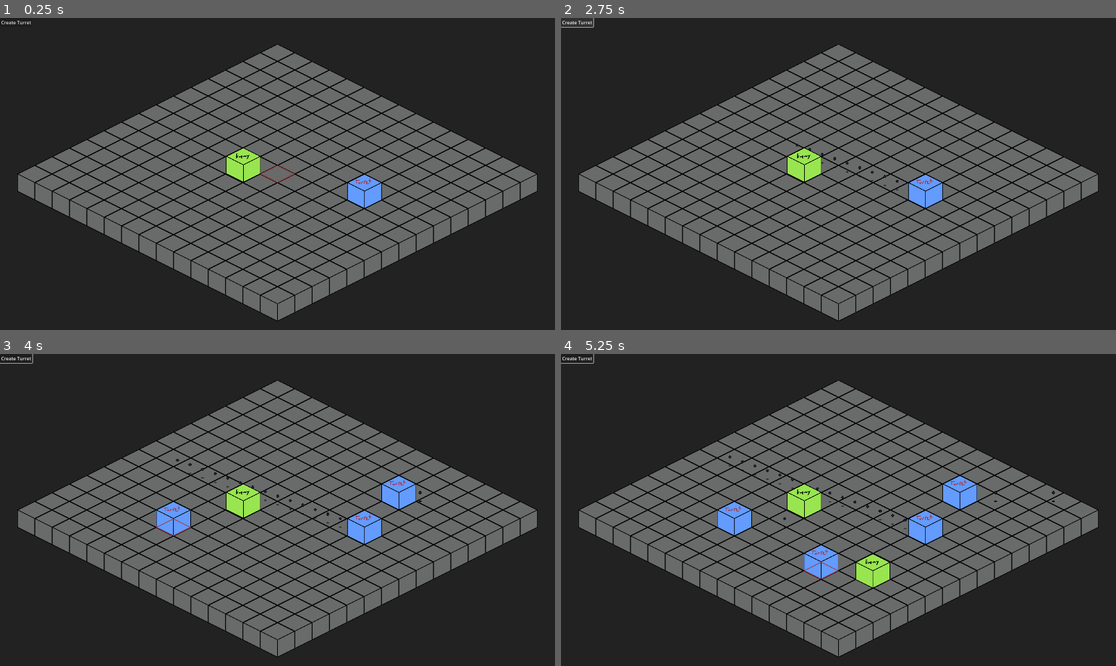
Above: before the commit, frames 1-4 (two rows, left to right).
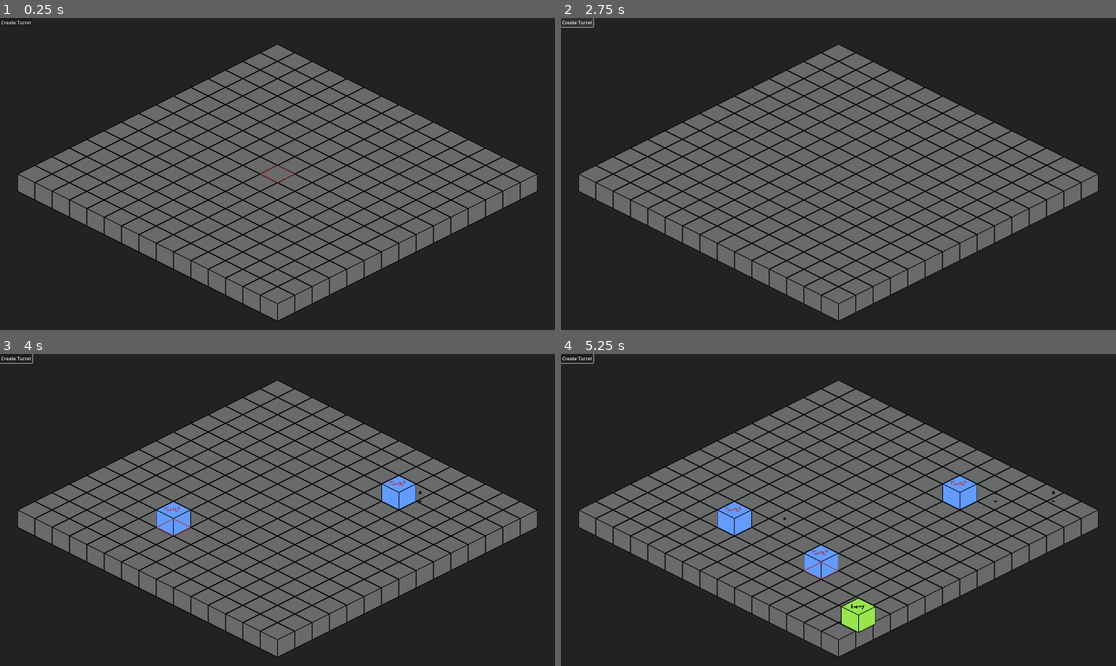
Above: after the commit, the same moments.

Repository: robert-brosh23/SpookyTowerDefense
Game: Godot game, scene res://main/main.tscn
Same seed, same stepped clock (60 frames per second), same inputs: the game is played once before the commit and once after it.
Inputs (mouse positions are in pixels of both pictures, inside the frame that each line leads up to):
- Up to frame 1 (0.25 s): no input
- Up to frame 2 (2.75 s): click "Create Turret" at 0.5 s; click "Create Turret" at 1.25 s; click "Create Turret" at 2 s
- Up to frame 3 (4 s): tap Enter at 2.75 s; move the mouse to (399, 494) at 2.77 s; click (399, 494) at 2.85 s; tap Space at 3.5 s; move the mouse to (166, 525) at 3.52 s; click (166, 525) at 3.6 s
- Up to frame 4 (5.25 s): move the mouse to (894, 441) at 4.27 s; click (894, 441) at 4.35 s; tap Enter at 5 s; move the mouse to (810, 572) at 5.02 s; click (810, 572) at 5.1 s

The runs differ from the first frame. In frame 1, 1.0% of the frame differs, in the area x 40-69%, y 41-62%; in frame 2, 1.0%; in frame 3, 1.1%; in frame 4, 2.1%, in the area x 30-69%, y 32-90%.

Commit message:
enemy follows path

Diff:
--- a/enemy/enemy.gd
+++ b/enemy/enemy.gd
@@ -1,11 +1,13 @@
-class_name Enemy extends Node2D
+class_name Enemy extends PathFollow2D
 
 const STARTING_HEALTH := 100
 
 signal destroyed
 
 @export var hurtbox : Hurtbox
+@export var animation_player : AnimationPlayer
 
+var speed := 100
 var health := STARTING_HEALTH:
 	set(value):
 		health = max(value, 0)
@@ -14,6 +16,10 @@
 
 func _ready() -> void:
 	hurtbox.damaged.connect(take_damage)
+	progress = 0
+
+func _process(delta: float) -> void:
+	progress += delta * speed
 
 static func spawn_at_location(context: Node, location: Vector2) -> Enemy:
 	var enemy := preload("res://enemy/enemy.tscn").instantiate()
@@ -23,6 +29,7 @@
 
 func take_damage(damage: int):
 	health -= damage
+	animation_player.play("take_damage")
 
 func destroy_enemy():
 	print("destroyed")
--- a/enemy/enemy.tscn
+++ b/enemy/enemy.tscn
@@ -1,13 +1,58 @@
-[gd_scene load_steps=4 format=3 uid="uid://dwwpjremcryu7"]
+[gd_scene load_steps=9 format=3 uid="uid://dwwpjremcryu7"]
 
 [ext_resource type="Texture2D" uid="uid://b2fsbtmygfwud" path="res://sprites/enemy_temp.png" id="1_2mvqj"]
 [ext_resource type="Script" uid="uid://bdy01i15rrc5g" path="res://enemy/enemy.gd" id="1_ppra6"]
 [ext_resource type="PackedScene" uid="uid://ba0p85r2w6c67" path="res://hurtbox/hurtbox.tscn" id="2_ofsxj"]
+[ext_resource type="Shader" uid="uid://duateehyx18v7" path="res://enemy/shaders/damage_blink.gdshader" id="4_p200p"]
 
-[node name="Enemy" type="Node2D" node_paths=PackedStringArray("hurtbox")]
+[sub_resource type="ShaderMaterial" id="ShaderMaterial_pmsee"]
+shader = ExtResource("4_p200p")
+shader_parameter/damage_color = Color(1, 1, 1, 1)
+
+[sub_resource type="Animation" id="Animation_1wwld"]
+resource_name = "take_damage"
+length = 0.2
+tracks/0/type = "value"
+tracks/0/imported = false
+tracks/0/enabled = true
+tracks/0/path = NodePath("Sprite2D:material")
+tracks/0/interp = 1
+tracks/0/loop_wrap = true
+tracks/0/keys = {
+"times": PackedFloat32Array(0, 0.1, 0.2),
+"transitions": PackedFloat32Array(1, 1, 1),
+"update": 0,
+"values": [null, SubResource("ShaderMaterial_pmsee"), null]
+}
+
+[sub_resource type="Animation" id="Animation_y5vj3"]
+length = 0.001
+tracks/0/type = "value"
+tracks/0/imported = false
+tracks/0/enabled = true
+tracks/0/path = NodePath("Sprite2D:material")
+tracks/0/interp = 1
+tracks/0/loop_wrap = true
+tracks/0/keys = {
+"times": PackedFloat32Array(0),
+"transitions": PackedFloat32Array(1),
+"update": 1,
+"values": [null]
+}
+
+[sub_resource type="AnimationLibrary" id="AnimationLibrary_5ffra"]
+_data = {
+&"RESET": SubResource("Animation_y5vj3"),
+&"take_damage": SubResource("Animation_1wwld")
+}
+
+[node name="Enemy" type="PathFollow2D" node_paths=PackedStringArray("hurtbox", "animation_player")]
 y_sort_enabled = true
+rotates = false
+loop = false
 script = ExtResource("1_ppra6")
 hurtbox = NodePath("Hurtbox")
+animation_player = NodePath("AnimationPlayer")
 
 [node name="Sprite2D" type="Sprite2D" parent="."]
 texture = ExtResource("1_2mvqj")
@@ -18,3 +63,8 @@
 [node name="CollisionShape2D" type="CollisionPolygon2D" parent="Hurtbox"]
 y_sort_enabled = true
 polygon = PackedVector2Array(60, 0, 0, 30, -60, 0, 0, -30)
+
+[node name="AnimationPlayer" type="AnimationPlayer" parent="."]
+libraries = {
+&"": SubResource("AnimationLibrary_5ffra")
+}
--- a/enemy/enemy_spawner/enemy_spawner.gd
+++ b/enemy/enemy_spawner/enemy_spawner.gd
@@ -1,6 +1,7 @@
 class_name EnemySpawner extends Node2D
 
 @export var spawn_cooldown : float
+@export var enemy_path : Path2D
 
 var active_enemies : Array[Enemy]
 
@@ -15,6 +16,6 @@
 	timer.start()
 
 func _on_timer_timeout():
-	var enemy := Enemy.spawn_at_location(self, Vector2(0,0))
+	var enemy := Enemy.spawn_at_location(enemy_path, Vector2(0,0))
 	active_enemies.append(enemy)
 	enemy.destroyed.connect(func(): active_enemies.erase(enemy))
--- /dev/null
+++ b/enemy/shaders/damage_blink.gdshader
@@ -0,0 +1,24 @@
+shader_type canvas_item;
+
+instance uniform bool see_uv = false;
+uniform vec3 damage_color : source_color = vec3(1.0, 1.0, 1.0);
+
+void fragment() {
+	vec2 uv = UV;
+
+	if (see_uv) {
+		COLOR = vec4(uv, 0.0, 1.0);
+	} else {
+		COLOR = vec4(damage_color, COLOR.a);
+	}
+}
+
+void vertex() {
+
+}
+
+
+//void light() {
+//	// Called for every pixel for every light affecting the material.
+//	// Uncomment to replace the default light processing function with this one.
+//}
--- a/main/main.tscn
+++ b/main/main.tscn
@@ -1,12 +1,17 @@
-[gd_scene load_steps=8 format=4 uid="uid://duhrv3k0n172j"]
+[gd_scene load_steps=7 format=4 uid="uid://duhrv3k0n172j"]
 
 [ext_resource type="Script" uid="uid://dywll2hekti2m" path="res://main/main.gd" id="1_pjrb6"]
 [ext_resource type="TileSet" uid="uid://bas52mcii2jnl" path="res://tileset/tileset.tres" id="2_xwkvk"]
 [ext_resource type="PackedScene" uid="uid://c3buy7jdemmub" path="res://visual/snow_particle_emitter/snow_particle_emitter.tscn" id="3_xwkvk"]
-[ext_resource type="PackedScene" uid="uid://dwwpjremcryu7" path="res://enemy/enemy.tscn" id="4_c651c"]
-[ext_resource type="PackedScene" uid="uid://crkdx2y7k2mil" path="res://turret/turret.tscn" id="5_3wy1v"]
 [ext_resource type="PackedScene" uid="uid://cbjedcl68p1pt" path="res://ui/create_turret_button/create_turret_button.tscn" id="6_kfbq2"]
 [ext_resource type="PackedScene" uid="uid://cbo116lfwnwqy" path="res://enemy/enemy_spawner/enemy_spawner.tscn" id="7_4dugh"]
+
+[sub_resource type="Curve2D" id="Curve2D_kfbq2"]
+bake_interval = 0.2
+_data = {
+"points": PackedVector2Array(0, 0, 0, 0, 1050, 945, 0, 0, 0, 0, 900, 870, 0, 0, 0, 0, 1260, 690, 0, 0, 0, 0, 1200, 660, 0, 0, 0, 0, 1320, 600, 0, 0, 0, 0, 1380, 630, 0, 0, 0, 0, 1620, 510, 0, 0, 0, 0, 1380, 390, 0, 0, 0, 0, 1020, 570, 0, 0, 0, 0, 960, 540, 0, 0, 0, 0, 660, 690, 0, 0, 0, 0, 480, 600, 0, 0, 0, 0, 420, 630, 0, 0, 0, 0, 240, 540, 0, 0, 0, 0, 540, 390, 0, 0, 0, 0, 720, 480, 0, 0, 0, 0, 1080, 300, 0, 0, 0, 0, 900, 210)
+}
+point_count = 18
 
 [node name="Main" type="Node2D" node_paths=PackedStringArray("select_layer", "base_layer") groups=["main"]]
 y_sort_enabled = true
@@ -38,16 +43,15 @@
 [node name="SnowParticleEmitter" parent="." instance=ExtResource("3_xwkvk")]
 position = Vector2(1209, -107)
 
-[node name="Enemy" parent="." instance=ExtResource("4_c651c")]
-position = Vector2(842, 539)
-
-[node name="Turret" parent="." instance=ExtResource("5_3wy1v")]
-position = Vector2(1261, 630)
-
 [node name="CanvasLayer" type="CanvasLayer" parent="."]
 
 [node name="CreateTurretButton" parent="CanvasLayer" instance=ExtResource("6_kfbq2")]
 
-[node name="EnemySpawner" parent="." instance=ExtResource("7_4dugh")]
-position = Vector2(1079, 781)
+[node name="EnemyPath" type="Path2D" parent="."]
+y_sort_enabled = true
+curve = SubResource("Curve2D_kfbq2")
+
+[node name="EnemySpawner" parent="EnemyPath" node_paths=PackedStringArray("enemy_path") instance=ExtResource("7_4dugh")]
+position = Vector2(1050, 945)
 spawn_cooldown = 5.0
+enemy_path = NodePath("..")
Not shown, added: enemy/shaders/damage_blink.gdshader.uid
